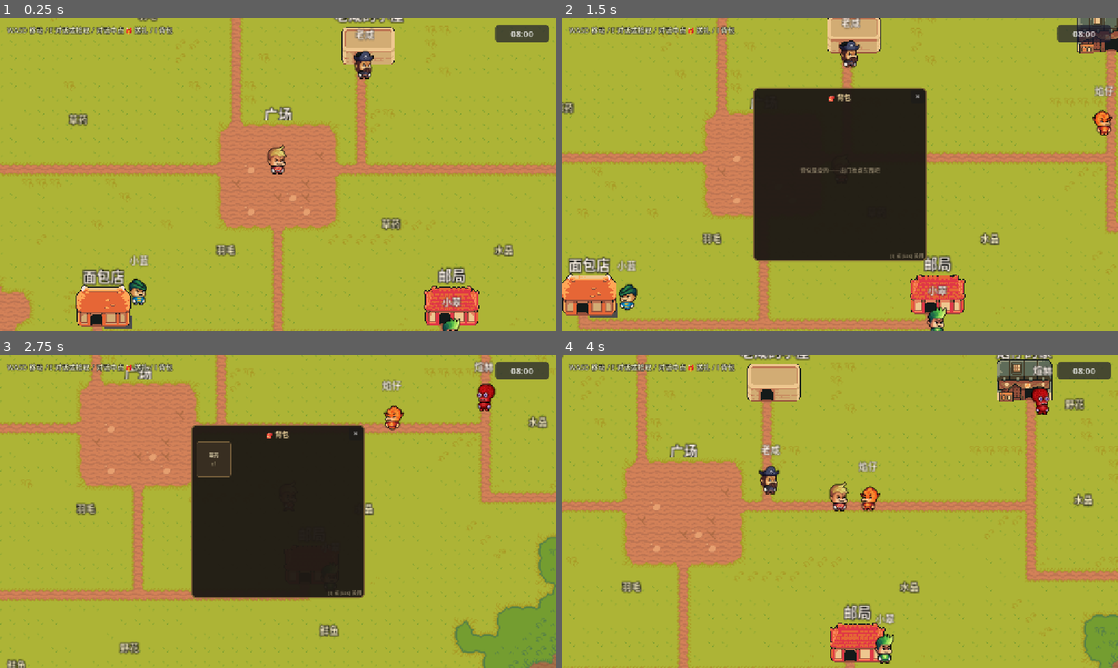
Above: before the commit, frames 1-4 (two rows, left to right).
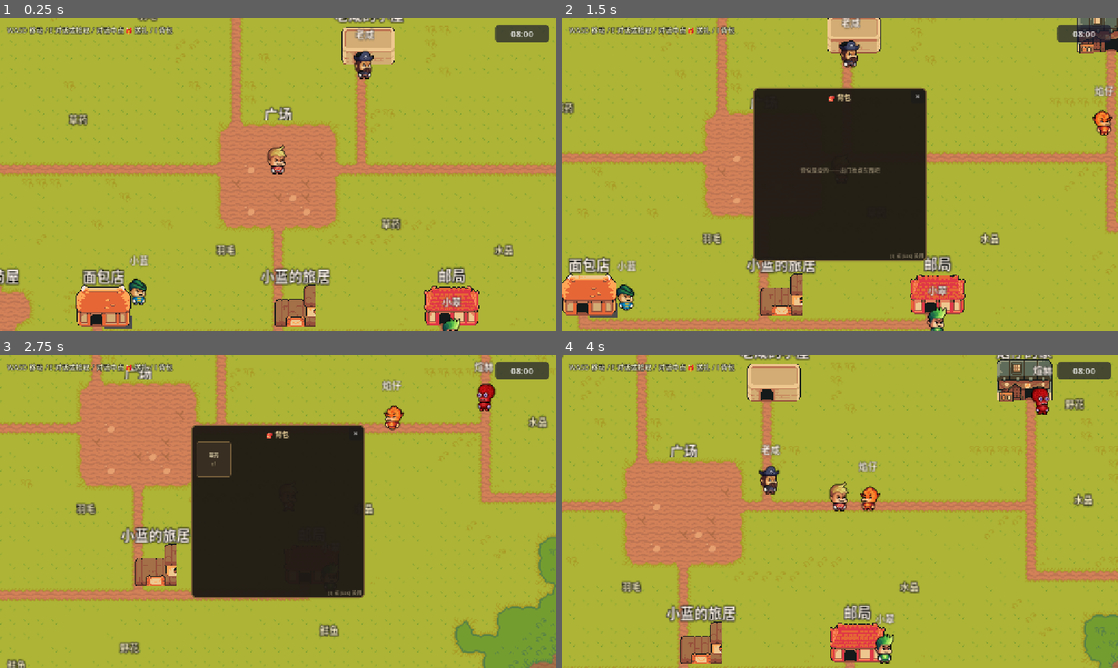
Above: after the commit, the same moments.

Repository: hotlddx-collab/game01
Game: Godot game, scene res://scenes/main.tscn
The game is run twice, just before and just after one commit, with the same random seed, the same clock (stepped at 60 frames per second) and the same inputs.
Inputs:
- Up to frame 1 (0.25 s): no input
- Up to frame 2 (1.5 s): tap Enter at 0.5 s; hold D (move_right) 0.53-1.28 s; hold E (interact) 0.53-1.28 s; hold S (move_down) from 1.28 s (still down); tap I at 1.35 s
- Up to frame 3 (2.75 s): release S (move_down) at 2.03 s; hold D (move_right) from 2.03 s (still down); hold E (interact) from 2.03 s (still down)
- Up to frame 4 (4 s): release D (move_right) at 2.78 s; release E (interact) at 2.78 s; hold W (move_up) 2.78-3.53 s; tap I at 2.85 s; hold A (move_left) from 3.53 s (still down); hold E (interact) from 3.53 s (still down)

The runs differ from the first frame. In frame 1, 1.6% of the frame differs, in the area x 0-60%, y 79-99%; in frame 2, 1.5%; in frame 3, 1.4%; in frame 4, 1.4%.

Commit message:
feat: 新增小翠草药屋 + 小蓝旅居，日程更新为自己家

Diff:
--- a/data/animals/herbalist_cui.json
+++ b/data/animals/herbalist_cui.json
@@ -35,8 +35,8 @@
     },
     {
       "time": "14:00",
-      "location": "home_fox",
-      "intent": "去焰仔家送清火茶，看他今天又被什么气炸了"
+      "location": "home_cui",
+      "intent": "回自己的草药小屋休息"
     },
     {
       "time": "17:00",
--- a/data/animals/traveler_lan.json
+++ b/data/animals/traveler_lan.json
@@ -36,8 +36,8 @@
     },
     {
       "time": "14:00",
-      "location": "home_bear",
-      "intent": "去苔老板家送货，顺便聊新听到的故事"
+      "location": "home_lan",
+      "intent": "回旅行者小居所整理行囊"
     },
     {
       "time": "16:00",
@@ -46,8 +46,8 @@
     },
     {
       "time": "19:00",
-      "location": "home_fox",
-      "intent": "晚饭蹭焰仔家，他做饭难吃但话题精彩"
+      "location": "home_lan",
+      "intent": "回旅行者小居所整理行囊"
     },
     {
       "time": "22:00",
--- a/data/world/path_network.json
+++ b/data/world/path_network.json
@@ -1,41 +1,139 @@
 {
   "_comment": "路网节点坐标（像素）和连线。NPC 从起点→最近路网节点→目标路网节点→目标。",
   "waypoints": {
-    "wp_a":  [200,  350],
-    "wp_b":  [400,  350],
-    "wp_c":  [600,  350],
-    "wp_d":  [700,  350],
-    "wp_e":  [800,  350],
-    "wp_f":  [992,  350],
-
-    "home_bear":    [200,  240],
-    "home_fox":     [992,  240],
-    "home_pirate":  [700,  240],
-    "bakery_door":  [400,  520],
-    "post_door":    [800,  520],
-    "home_mystic":  [1150, 390],
-
-    "river_near":       [480,  420],
-    "hilltop_near":     [1100, 220],
-    "forest_edge_near": [160,  450]
+    "wp_a": [
+      200,
+      350
+    ],
+    "wp_b": [
+      400,
+      350
+    ],
+    "wp_c": [
+      600,
+      350
+    ],
+    "wp_d": [
+      700,
+      350
+    ],
+    "wp_e": [
+      800,
+      350
+    ],
+    "wp_f": [
+      992,
+      350
+    ],
+    "home_bear": [
+      200,
+      240
+    ],
+    "home_fox": [
+      992,
+      240
+    ],
+    "home_pirate": [
+      700,
+      240
+    ],
+    "bakery_door": [
+      400,
+      520
+    ],
+    "post_door": [
+      800,
+      520
+    ],
+    "home_mystic": [
+      1150,
+      390
+    ],
+    "river_near": [
+      480,
+      420
+    ],
+    "hilltop_near": [
+      1100,
+      220
+    ],
+    "forest_edge_near": [
+      160,
+      450
+    ],
+    "home_cui": [
+      250,
+      520
+    ],
+    "home_lan": [
+      620,
+      520
+    ]
   },
   "connections": [
-    ["wp_a", "wp_b"],
-    ["wp_b", "wp_c"],
-    ["wp_c", "wp_d"],
-    ["wp_d", "wp_e"],
-    ["wp_e", "wp_f"],
-
-    ["home_bear",   "wp_a"],
-    ["home_fox",    "wp_f"],
-    ["home_pirate", "wp_d"],
-
-    ["bakery_door", "wp_b"],
-    ["post_door",   "wp_e"],
-
-    ["home_mystic",     "wp_f"],
-    ["river_near",      "wp_b"],
-    ["hilltop_near",    "wp_f"],
-    ["forest_edge_near","wp_a"]
+    [
+      "wp_a",
+      "wp_b"
+    ],
+    [
+      "wp_b",
+      "wp_c"
+    ],
+    [
+      "wp_c",
+      "wp_d"
+    ],
+    [
+      "wp_d",
+      "wp_e"
+    ],
+    [
+      "wp_e",
+      "wp_f"
+    ],
+    [
+      "home_bear",
+      "wp_a"
+    ],
+    [
+      "home_fox",
+      "wp_f"
+    ],
+    [
+      "home_pirate",
+      "wp_d"
+    ],
+    [
+      "bakery_door",
+      "wp_b"
+    ],
+    [
+      "post_door",
+      "wp_e"
+    ],
+    [
+      "home_mystic",
+      "wp_f"
+    ],
+    [
+      "river_near",
+      "wp_b"
+    ],
+    [
+      "hilltop_near",
+      "wp_f"
+    ],
+    [
+      "forest_edge_near",
+      "wp_a"
+    ],
+    [
+      "home_cui",
+      "wp_b"
+    ],
+    [
+      "home_lan",
+      "wp_c"
+    ]
   ]
 }
--- a/scenes/main.tscn
+++ b/scenes/main.tscn
@@ -178,6 +178,26 @@
 sprite_region = Rect2(128, 0, 64, 48)
 entry_offset = Vector2(0, 24)
 
+[node name="HomeCui" parent="Buildings" unique_id=5500000001 instance=ExtResource("7_building")]
+z_index = 131
+z_as_relative = false
+position = Vector2(250, 501)
+building_id = "home_cui"
+display_name = "小翠的草药屋"
+sprite_texture = ExtResource("12_houses")
+sprite_region = Rect2(416, 0, 48, 48)
+entry_offset = Vector2(0, 24)
+
+[node name="HomeLan" parent="Buildings" unique_id=5500000002 instance=ExtResource("7_building")]
+z_index = 131
+z_as_relative = false
+position = Vector2(620, 501)
+building_id = "home_lan"
+display_name = "小蓝的旅居"
+sprite_texture = ExtResource("12_houses")
+sprite_region = Rect2(464, 0, 48, 48)
+entry_offset = Vector2(0, 24)
+
 [node name="StaticBody2D6" type="StaticBody2D" parent="Buildings/HomeMystic" unique_id=1630861459]
 position = Vector2(-1150, -380)
 
Not shown, added: scripts/path_network.gd.uid
